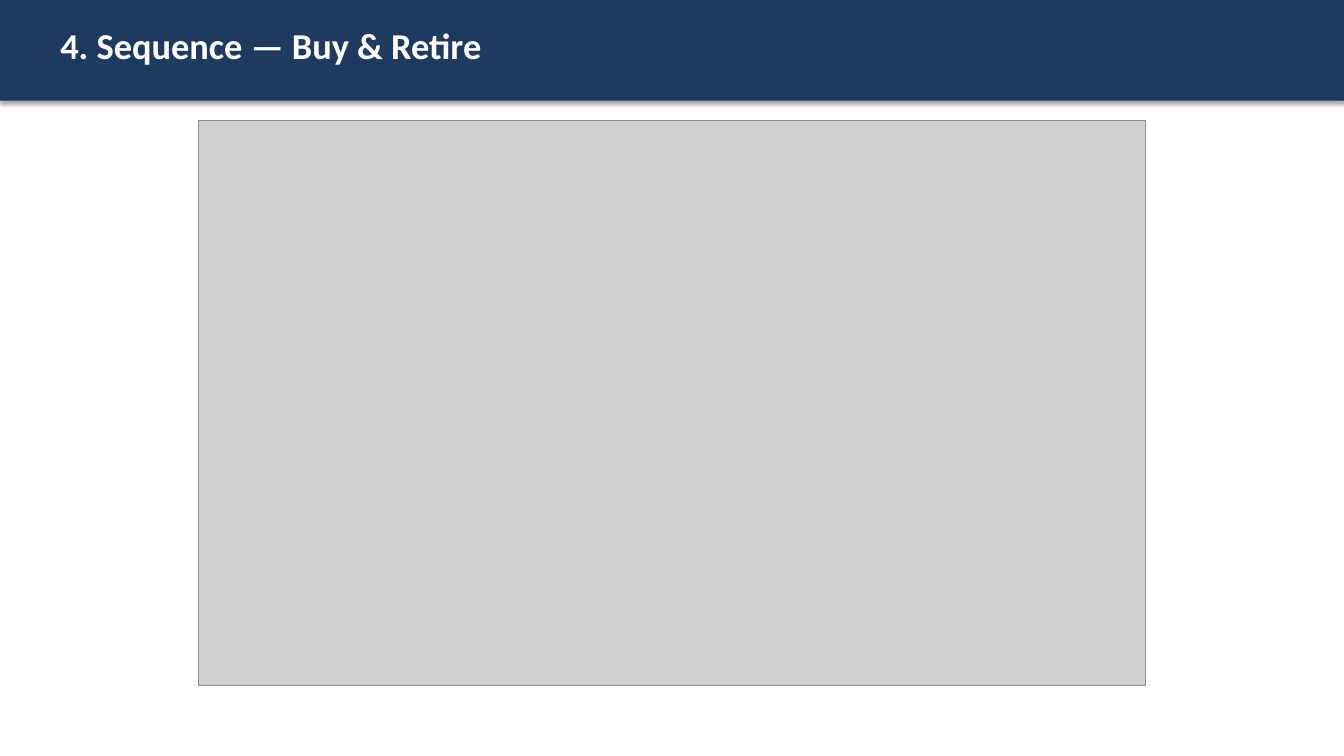
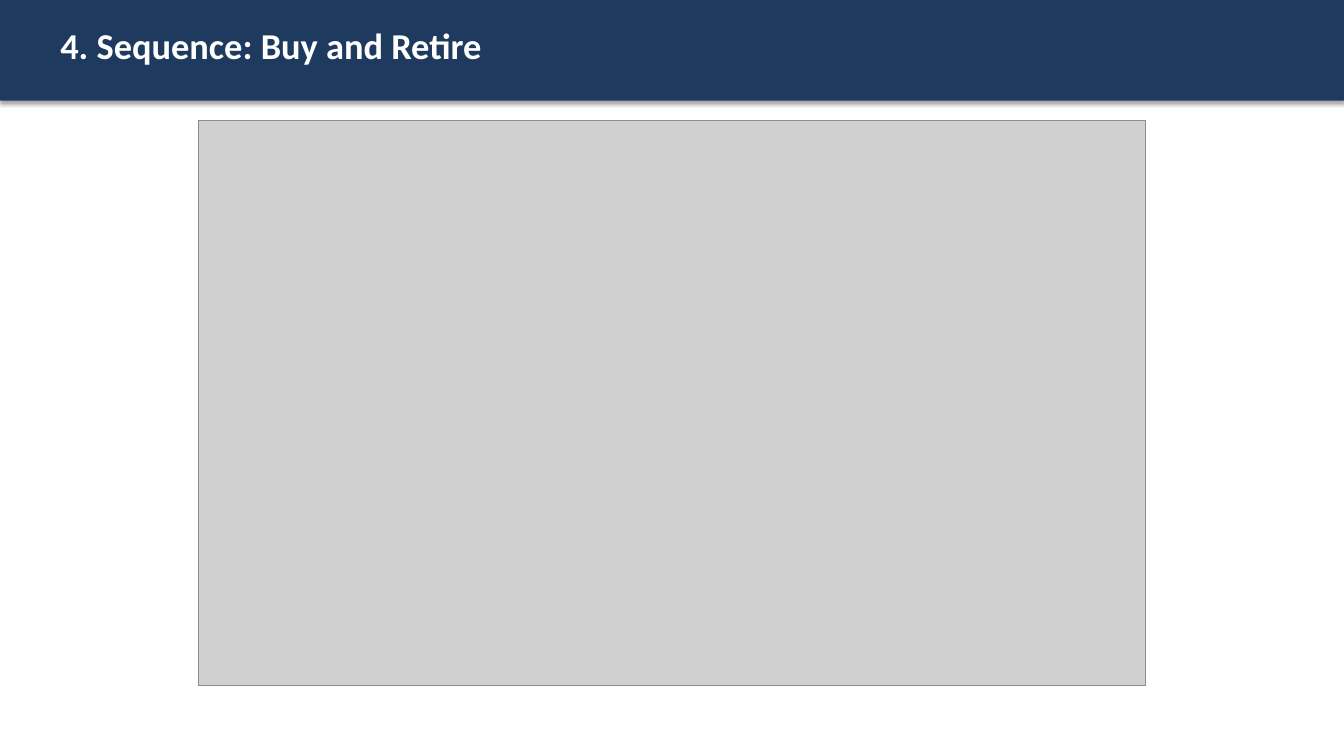
Before and after one commit to AviDhandhania/carbon-credit-blockchain, a slide deck: slide 10 of presentation/DA1_Presentation.pptx. Drawn at 1344x756 pixels with LibreOffice and Linux fonts; fonts in the diff are those of the drawing; grey boxes stand for pictures. Boxes give left, top, right and bottom in pixels: in the first picture for what was removed or moved away, otherwise in the second. Text is boxed around its words. In the diff, an @@ line names an element or a change of style, - is before the commit and + after.

```diff
--- a/presentation/DA1_Presentation.pptx
+++ b/presentation/DA1_Presentation.pptx
@@ text at [60,33,481,65]: text changed @@
-4. Sequence — Buy & Retire
+4. Sequence: Buy and Retire
```
Also in this commit, not shown: 10 other slides changed, 3 slides added, 1 slide removed, 10 other files.
